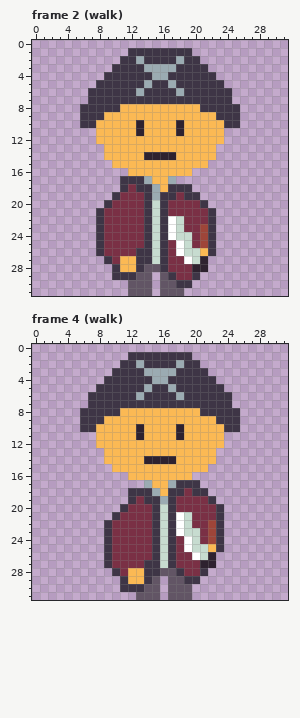
Two versions of one pixel-art file, assets/sprites/enemy/Pirate.aseprite. The first picture shows the starting point.
32x32 pixels, 5 frames. Shown: frame 2 (walk), frame 4 (walk).
Now the later version:
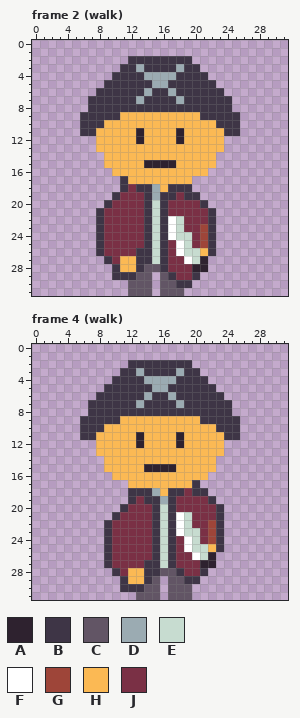
Palette (. is transparent): A #2e222f  B #3e3546  C #625565  D #9babb2  E #c7dcd0  F #ffffff  G #9e4539  H #fbb954  J #7a3045
The exact change:
Changed rows in their new state; - is an unchanged pixel.
Frame 2 (walk), layer "Head":
first column x 6:
 1 ------........------
 2 -----.-B----B-.-----
 3 ----.--DBBBBD--.----
 4 ---.----D--D----.---
 5 --.-----BDDB-----.--
 6 -.-----BD--DB-----.-
 7 -------D----D-------
 8 .----BBBBBBBBBB----.
 9 ---BB----------BB---
10 --B----H----H----B--
11 BB----------------BB
12 -------A----A-------
13 --H--------------H--
14 --------HHHH--------
15 ---H----AAAA----H---
16 ----HH--------HH----
17 ------HHH--HHH------
Frame 4 (walk), layer "Head": the same change as frame 2 (walk)
Pixel boxes of the changes (left, top, right, bottom) in both pictures:
changed: (80, 48, 240, 184)
changed: (80, 352, 240, 488)
